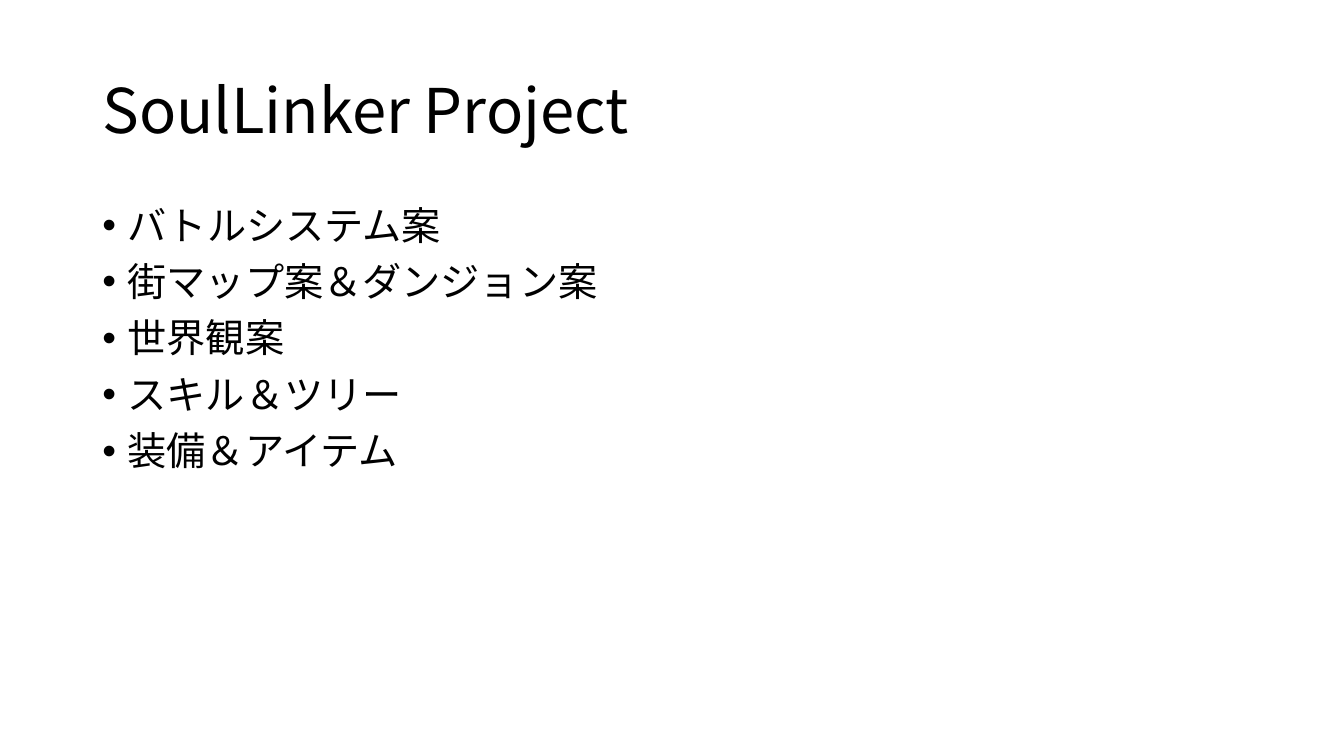
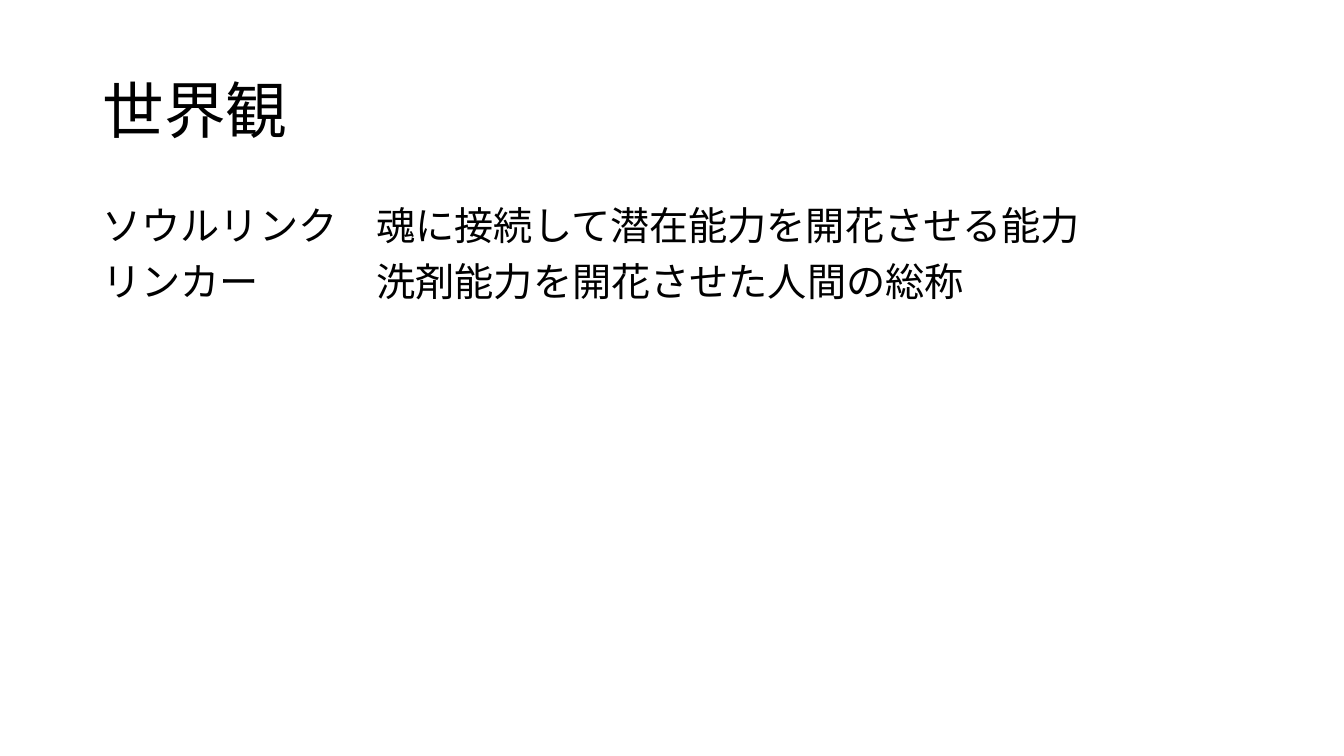
Before and after one commit to Mahiro-Motohashi-0328/SoulLinker, a slide deck: slide 2 of RPG企画案.pptx. Drawn at 1344x756 pixels with LibreOffice and Linux fonts; fonts in the diff are those of the drawing. Boxes give left, top, right and bottom in pixels: in the first picture for what was removed or moved away, otherwise in the second. Text is boxed around its words. In the diff, an @@ line names an element or a change of style, - is before the commit and + after.

```diff
--- a/RPG企画案.pptx
+++ b/RPG企画案.pptx
@@ title at [102,81,287,138]: text changed @@
-SoulLinker Project
+世界観
@@ text at [102,207,1080,300]: text changed @@
-• バトルシステム案
-• 街マップ案＆ダンジョン案
-• 世界観案
-• スキル＆ツリー
-• 装備＆アイテム
+ソウルリンク 魂に接続して潜在能力を開花させる能力
+リンカー 洗剤能力を開花させた人間の総称
```
Also in this commit, not shown: 1 other slide changed, 5 other files.
